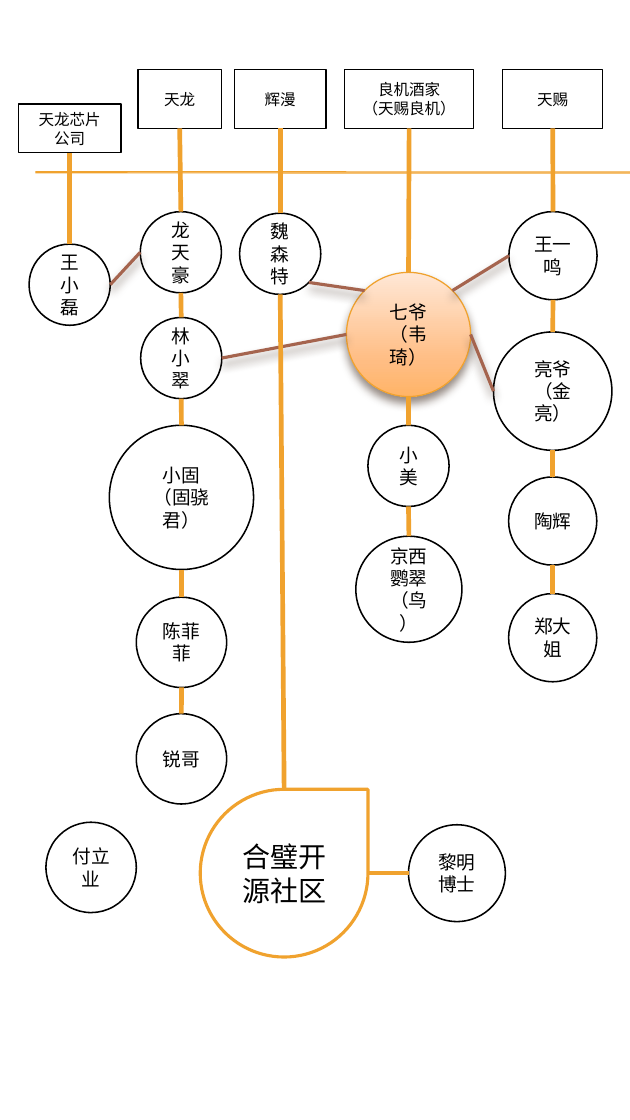
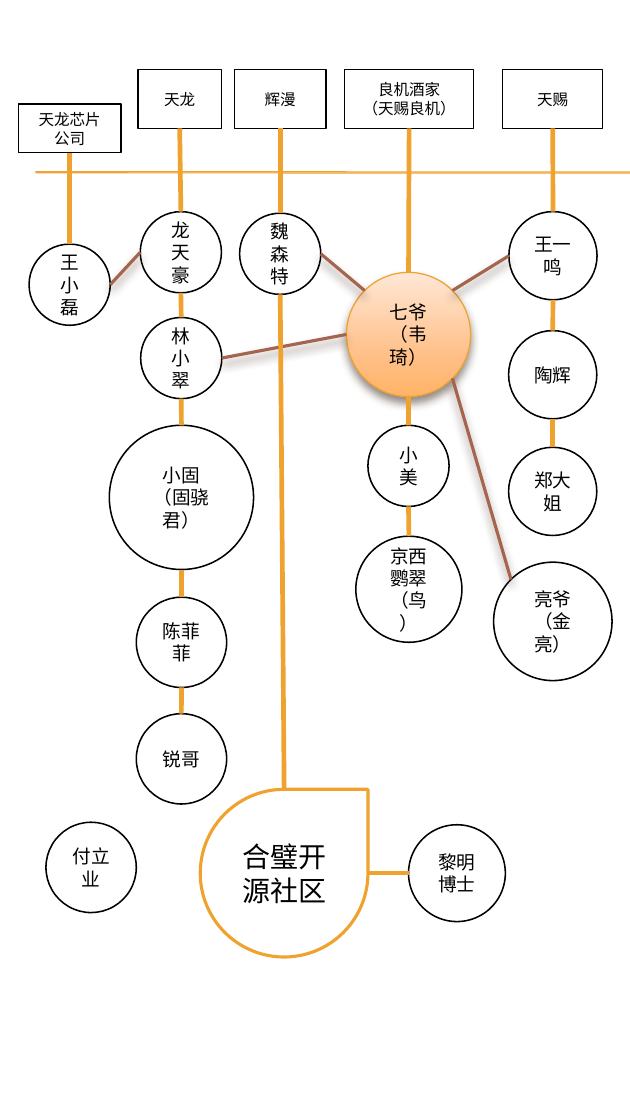
Before and after one commit to VincentWei/Legend-of-Coding, a slide deck: slide 1 of pr-diagram-2.pptx. Drawn at 630x1120 pixels with LibreOffice and Linux fonts; fonts in the diff are those of the drawing; background and template pictures are left out. Boxes give left, top, right and bottom in pixels: in the first picture for what was removed or moved away, otherwise in the second. Text is boxed around its words. In the diff, an @@ line names an element or a change of style, - is before the commit and + after.

```diff
--- a/pr-diagram-2.pptx
+++ b/pr-diagram-2.pptx
@@ line moved from (309, 282) - (365, 290) to (321, 254) - (365, 290) @@
@@ line moved from (471, 335) - (494, 391) to (453, 379) - (511, 580) @@
@@ 2 ellipses, 1 line moved together from (x1=509, y1=478, x2=597, y2=683) to (x1=509, y1=331, x2=597, y2=536) @@
@@ line removed from (554, 478) to (554, 451) @@
@@ ellipse "亮爷" moved from (x1=494, y1=332, x2=613, y2=451) to (x1=494, y1=563, x2=613, y2=682) @@
```
Also in this commit, not shown: 2 other slides changed, 2 slides added.
